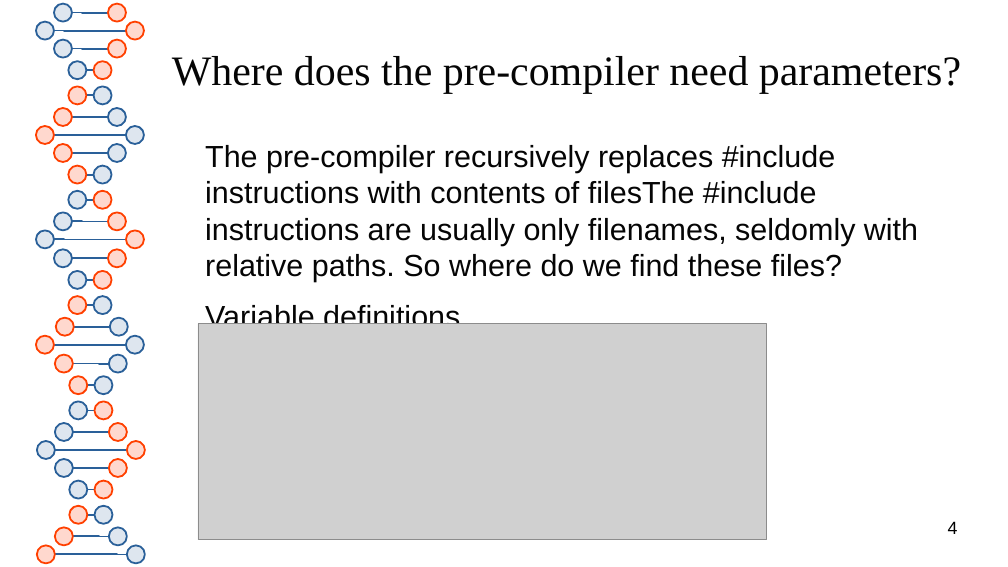
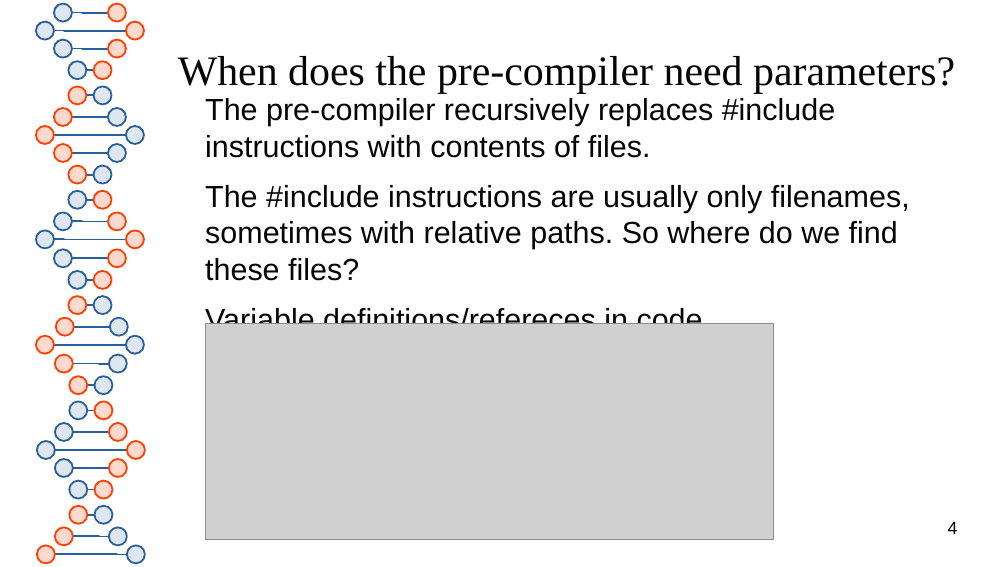
Before and after one commit to kingkybel/Transfer, a slide deck: slide 4 of CMakeTutorial/CMakeLecture.odp. Drawn at 1008x567 pixels with LibreOffice and Linux fonts; fonts in the diff are those of the drawing; grey boxes stand for pictures. Boxes give left, top, right and bottom in pixels: in the first picture for what was removed or moved away, otherwise in the second. Text is boxed around its words. In the diff, an @@ line names an element or a change of style, - is before the commit and + after.

Commit message:
Updated instructions

```diff
--- a/CMakeTutorial/CMakeLecture.odp
+++ b/CMakeTutorial/CMakeLecture.odp
@@ title at (x1=178, y1=56, x2=955, y2=93): text changed @@
-Where does the pre-compiler need parameters?
+When does the pre-compiler need parameters?
@@ text at (x1=205, y1=98, x2=910, y2=336): text changed @@
-The pre-compiler recursively replaces #include instructions with contents of filesThe #include instructions are usually only filenames, seldomly with relative paths. So where do we find these files?
-Variable definitions
+The pre-compiler recursively replaces #include instructions with contents of files.
+The #include instructions are usually only filenames, sometimes with relative paths. So where do we find these files?
+Variable definitions/refereces in code
@@ picture moved from (x1=198, y1=324, x2=767, y2=540) to (x1=205, y1=324, x2=774, y2=540) @@
```
Also in this commit, not shown: 4 other slides changed, 24 other files.
